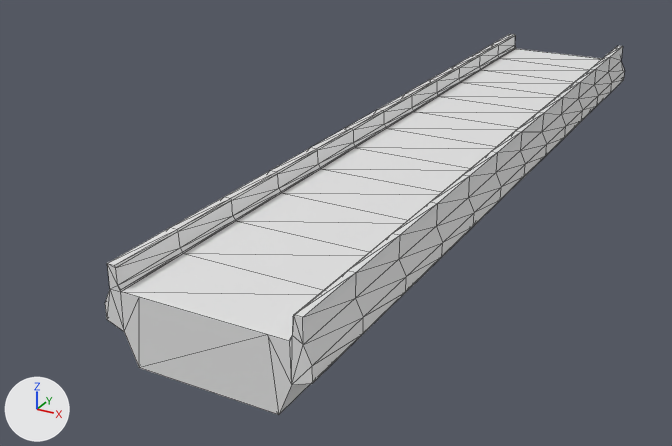
The OBJ model Transit.Addon.RoadExtensions/Roads/aHighwayTemplates/Meshes/16m/Elevated.obj as it was, and as the next commit left it.
Both versions are drawn from a 50 mm lens placed at (25.9, -64.9, 23.2), pointed at (-6.9, -5.3, -6.6). The axes (+X, +Y, +Z) are drawn at lower left. The lights are the same throughout. Mesh edges are drawn as thin lines. Where no turn or scale is listed for an object, it has been applied to the vertices.

The first picture shows 'Elevated'.
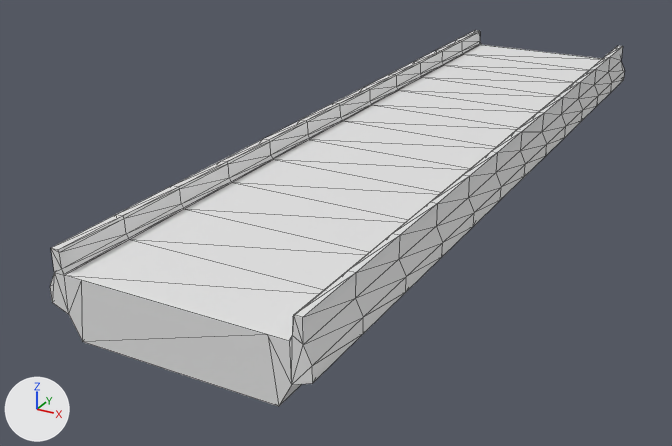
The newer file is also turned or shifted as a whole; pictures and numbers use the older file's frame.

Location of each change, [x1, y1, x2, y2] in pixels of the pictures (672 x 446 px; the box of a moved part takes in the faces that stretch with it):
'Elevated', reshaped (11% wider): before [105, 34, 625, 415]; after [50, 30, 625, 406]
part 1 of me_elevated, moved or reshaped: before [105, 34, 516, 332]; after [50, 30, 481, 314]
part 2 of me_elevated, moved or reshaped: before [124, 297, 267, 368]; after [69, 281, 267, 342]
part 3 of me_elevated, moved or reshaped: before [141, 335, 311, 415]; after [85, 335, 302, 406]

The edits, one by one:
me_elevated has 290 vertices, 572 faces and spans x -6.5..6.5, y -32.0..32.0, z -4.5..1.5.
me_elevated is used by ob_elevated; location (0.0, 0.0, 0.0).
me_elevated part 1: all 132 vertices in x -6.5..-4.0, y -32.0..32.0, z -2.5..1.5 are moved by (-4.0, 0.0, 0.0).
me_elevated part 2: all 13 vertices in x -4.5, y -32.0..32.0, z -4.5 are moved by (-4.0, 0.0, 0.5).
me_elevated part 3: all 13 vertices in x 4.5, y -32.0..32.0, z -4.5 are moved by (0.0, 0.0, 0.5).
